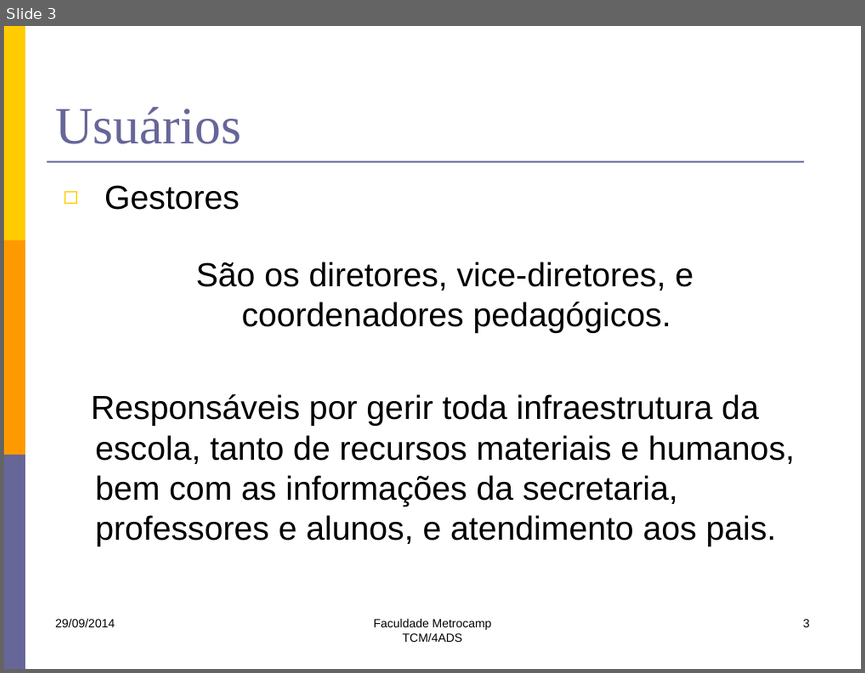
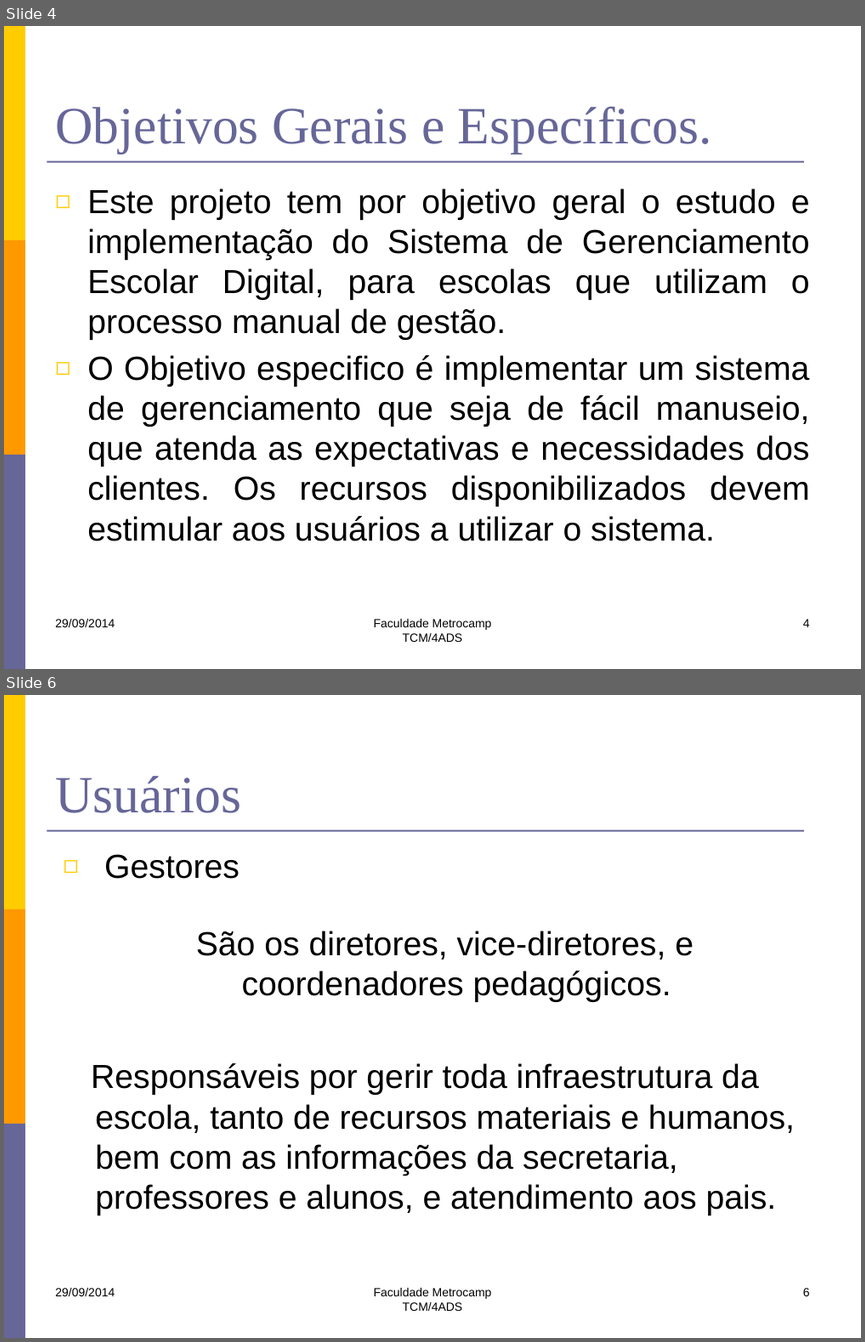
Before and after one commit to lfernandobra/pi5g1s14, a slide deck: documentacao/G5_Apresentacao2sem2014.pptx. Shown one above the other, each under a label of ours: slide 3 before the commit, slides 4 and 6 after it; the slides between them are not shown. The pictures are 865x673 and 865x1342 pixels, drawn with LibreOffice and Linux fonts; fonts in the diff are those of the drawing. Boxes give left, top, right and bottom in pixels: in the first picture for what was removed or moved away, otherwise in the second. Text is boxed around its words. In the diff, an @@ line names an element or a change of style, - is before the commit and + after.

```diff
--- a/documentacao/G5_Apresentacao2sem2014.pptx
+++ b/documentacao/G5_Apresentacao2sem2014.pptx
@@ slide 4 added at [4, 26, 861, 669], background #FFFFFF; not listed: 4 template elements that a slide beside it also shows @@
@@ title added at [55, 106, 712, 154], 44 pt, text #666699 @@
+Objetivos Gerais e Específicos.
@@ text added at [87, 188, 810, 541], 28 pt, text #000000 @@
+◻ Este projeto tem por objetivo geral o estudo e implementação do Sistema de Gerenciamento Escolar Digital, para escolas que utilizam o processo manual de gestão.
+◻ O Objetivo especifico é implementar um sistema de gerenciamento que seja de fácil manuseio, que atenda as expectativas e necessidades dos clientes. Os recursos disponibilizados devem estimular aos usuários a utilizar o sistema.
@@ text added at [55, 618, 114, 627], 10 pt, text #000000 @@
+29/09/2014
@@ text added at [374, 618, 492, 641], 10 pt, text #000000 @@
+Faculdade Metrocamp
+TCM/4ADS
@@ page number added at [803, 618, 810, 627], 10 pt, text #000000 @@
+4
@@ what was slide 3 is now slide 6 @@
@@ page number at [803, 1287, 810, 1296]: text changed @@
-3
+6
```
Also in this commit, not shown: 1 slide changed, 2 other slides added.
